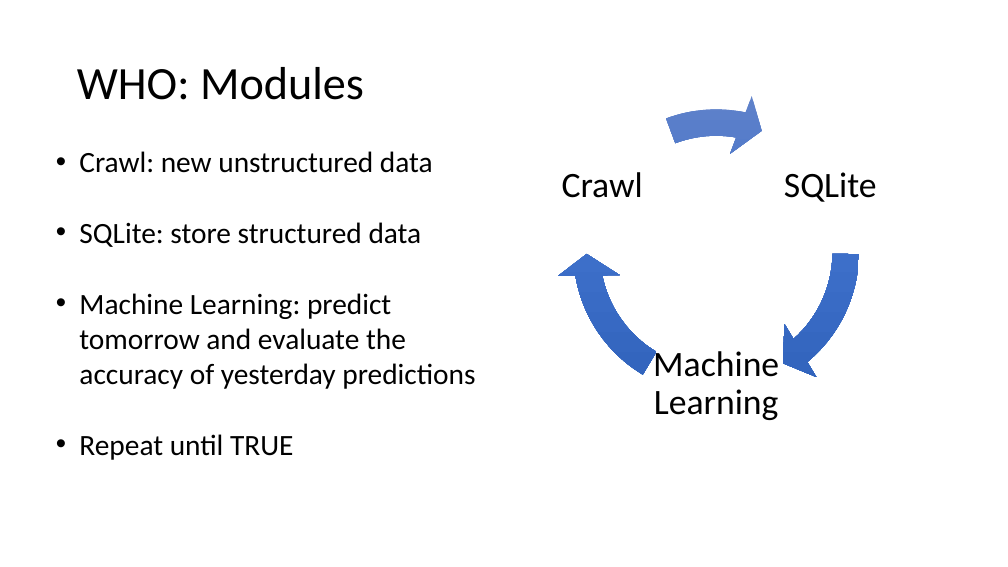
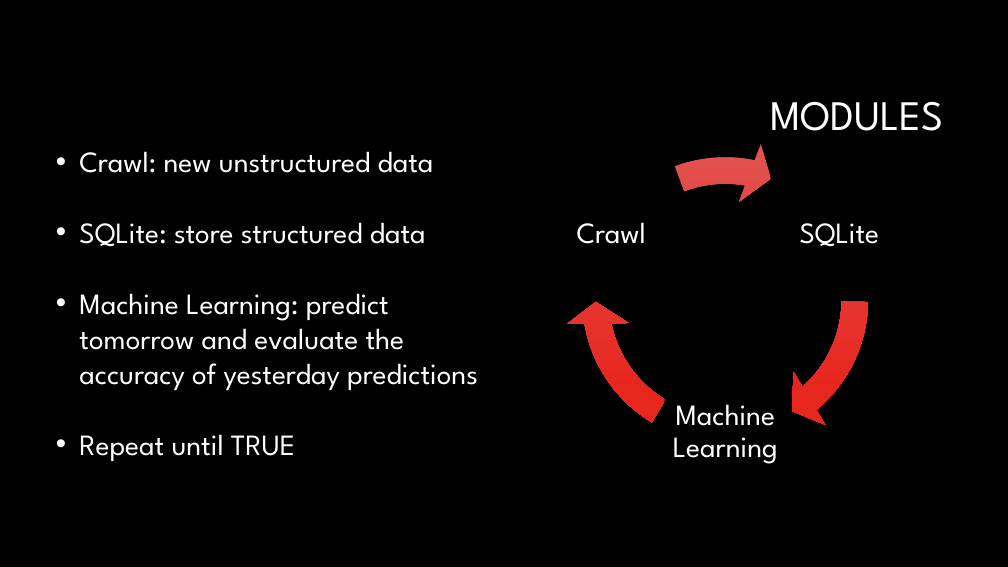
Before and after one commit to P1Analytics/DataMining-Football-Match-Prediction, a slide deck: slide 5 of TODO/spa_presentation.pptx. Drawn at 1008x567 pixels with LibreOffice and Linux fonts; fonts in the diff are those of the drawing; background and template pictures are left out. Boxes give left, top, right and bottom in pixels: in the first picture for what was removed or moved away, otherwise in the second. Text is boxed around its words. In the diff, an @@ line names an element or a change of style, - is before the commit and + after.

```diff
--- a/TODO/spa_presentation.pptx
+++ b/TODO/spa_presentation.pptx
@@ background #FFFFFF to #000000 @@
@@ title at (770,101,944,131): text changed; size 44 to 40 pt; font Calibri to League Spartan; text colour #000000 to #FFFFFF @@
-WHO: Modules
+MODULES
@@ text "Crawl: new unstructured data" at (79,151,478,461): font Calibri to League Spartan, text colour #000000 to #FFFFFF @@
@@ 3 circular arrows, 1 text: place and size @@
-3 circular arrows, 1 text at (556,91,876,420)
+3 circular arrows, 1 text at (565,140,885,464)
@@ fill gradient #6183CB to #3E70CA to #3062BB to gradient #E25452 to #E8251F in 3 elements at (565,140,885,461), (565,140,885,461), (565,140,885,461) @@
@@ size 34 to 28 pt, font Calibri to League Spartan, text colour #000000 to #FFFFFF; less space between paragraphs in 3 elements at (673,404,778,464), (800,223,880,247), (577,222,646,244) @@
@@ text "Crawl": place and size @@
-text "Crawl" at (562,172,643,198)
+text "Crawl" at (577,222,646,244)
@@ text "SQLite": place and size @@
-text "SQLite" at (784,172,877,202)
+text "SQLite" at (800,223,880,247)
```
Also in this commit, not shown: 5 other slides changed, 5 slides added, 11 other files.
